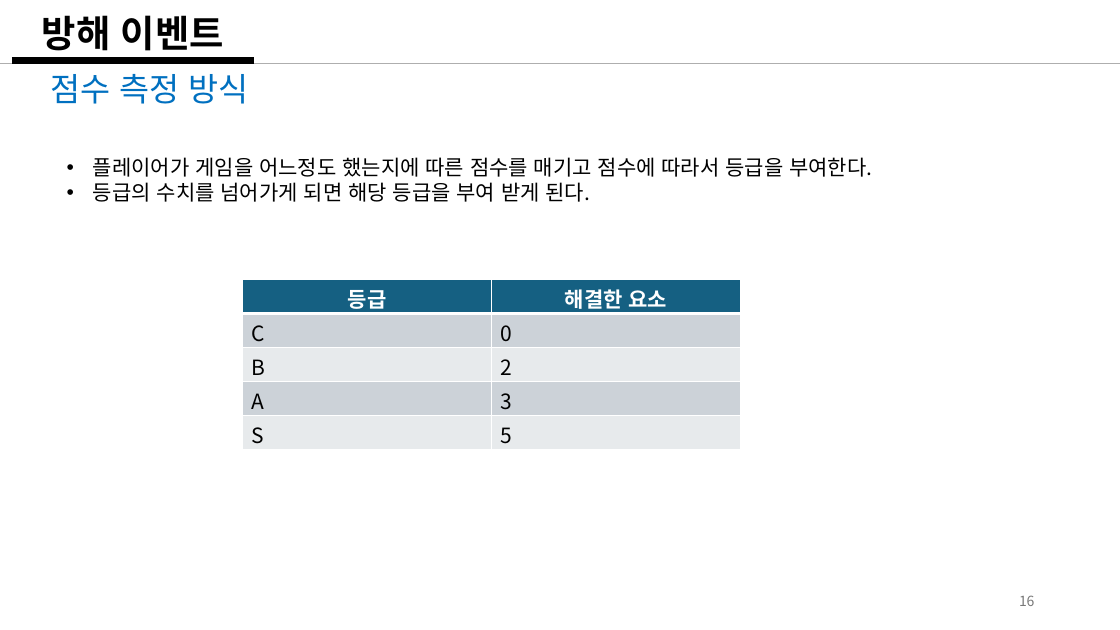
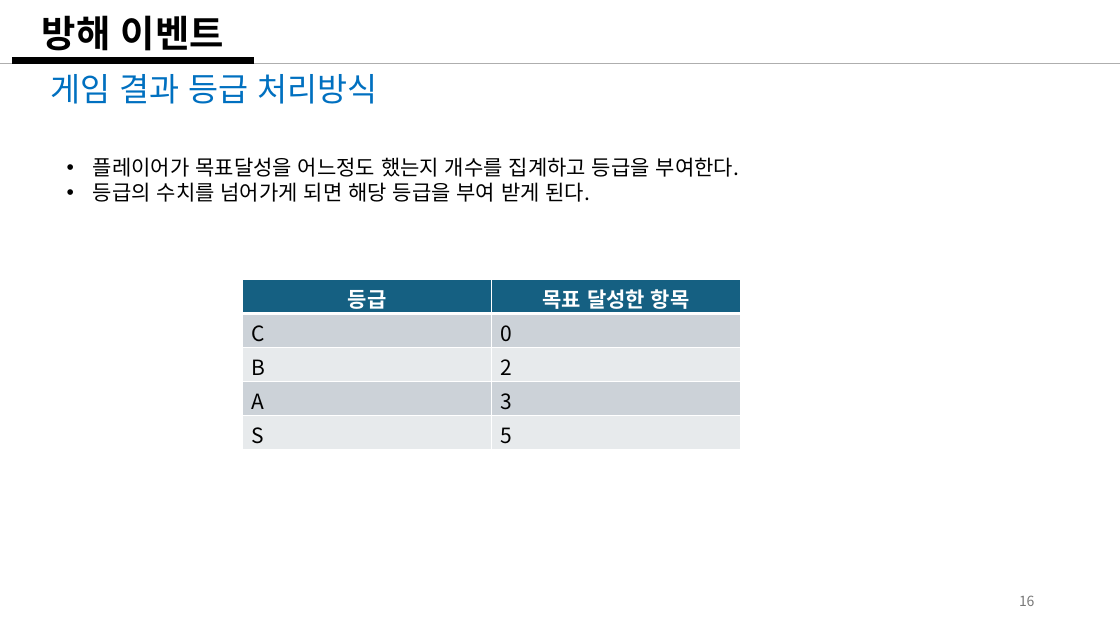
Before and after one commit to weariness00/Mandle_10Minute_Game, a slide deck: slide 16 of document/Please Leave me alone!.pptx. Drawn at 1120x630 pixels with LibreOffice and Linux fonts; fonts in the diff are those of the drawing. Boxes give left, top, right and bottom in pixels: in the first picture for what was removed or moved away, otherwise in the second. Text is boxed around its words. In the diff, an @@ line names an element or a change of style, - is before the commit and + after.

Commit message:
20250204_기획_update
- 추가 미니게임 기획

```diff
--- a/document/Please Leave me alone!.pptx
+++ b/document/Please Leave me alone!.pptx
@@ text at (50, 74, 377, 104): text changed @@
-점수 측정 방식
+게임 결과 등급 처리방식
@@ text at (93, 157, 739, 177): text changed @@
-• 플레이어가 게임을 어느정도 했는지에 따른 점수를 매기고 점수에 따라서 등급을 부여한다.
+• 플레이어가 목표달성을 어느정도 했는지 개수를 집계하고 등급을 부여한다.
@@ table at (243, 279, 740, 450) @@
-row 1, column 2: 해결한 요소
+row 1, column 2: 목표 달성한 항목
```
Also in this commit, not shown: 6 other slides changed, 4 slides added, 1 other file.
